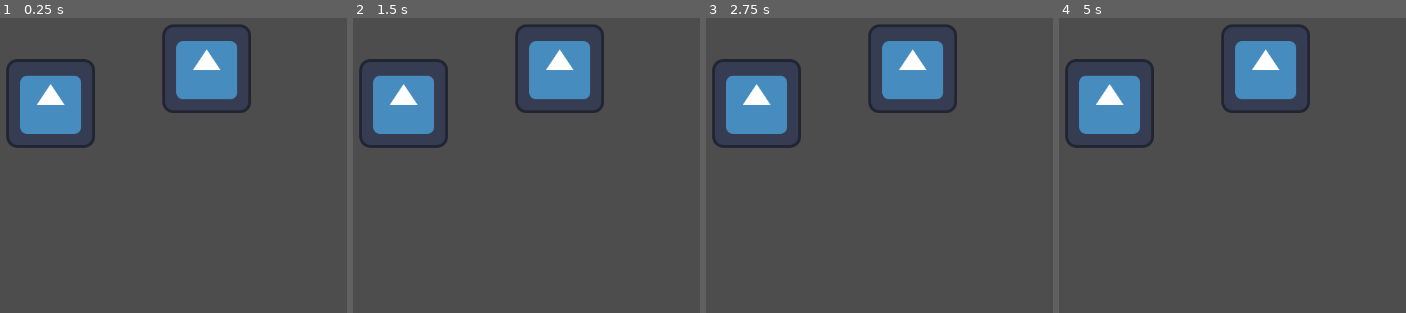
Above: before the commit, frames 1-4 (left to right).
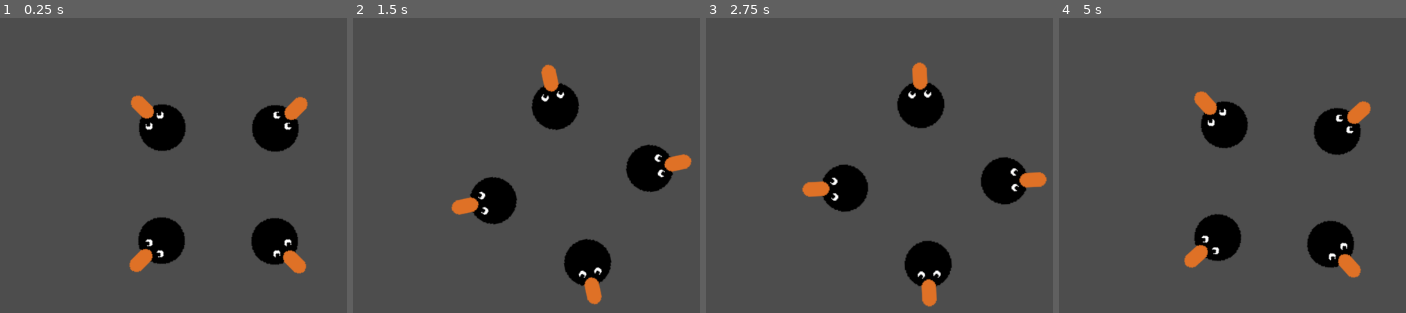
Above: after the commit, the same moments.

Repository: Keczura/projekt1gierka
Game: Godot game, scene res://node_2d.tscn
Two runs of this game, one before a commit and one after it. Both use one fixed random seed, a clock stepped at 60 frames per second and the inputs below. The project has no main scene, so this scene is started directly. The engine's default icon, where the game draws it, is replaced by a stand-in: a white triangle on a blue panel in a dark square.
Inputs:
- Up to frame 1 (0.25 s): no input
- Up to frame 2 (1.5 s): tap Enter at 0.5 s; hold Right (ui_right) 0.53-1.28 s; hold Left (ui_left) from 1.28 s (still down)
- Up to frame 3 (2.75 s): release Left (ui_left) at 2.03 s; hold Right (ui_right) from 2.03 s (still down)
- Up to frame 4 (5 s): release Right (ui_right) at 3.53 s; hold Left (ui_left) from 3.53 s (still down)

The runs differ from the first frame. In frame 1, 17% of the frame differs, in the area x 1-89%, y 2-87%; in frame 2, 16%; in frame 3, 16%; in frame 4, 17%.

Commit message:
obrót pingwinków

Diff:
--- /dev/null
+++ b/Player.tscn
@@ -0,0 +1,31 @@
+[gd_scene load_steps=3 format=3 uid="uid://c6sjbpv8hg2g7"]
+
+[ext_resource type="Script" uid="uid://bua46s3sogp6m" path="res://rotator.gd" id="1_kpjcp"]
+[ext_resource type="Texture2D" uid="uid://dj2ahghuwshtm" path="res://Assets/Textures/Pingu.png" id="2_kne1u"]
+
+[node name="Player" type="Node2D"]
+script = ExtResource("1_kpjcp")
+
+[node name="Sprite2D" type="Sprite2D" parent="."]
+position = Vector2(81, 81)
+rotation = 0.7853982
+scale = Vector2(1.5, 1.5)
+texture = ExtResource("2_kne1u")
+
+[node name="Sprite2D2" type="Sprite2D" parent="."]
+position = Vector2(-81, 81)
+rotation = -3.9269907
+scale = Vector2(1.5, 1.5)
+texture = ExtResource("2_kne1u")
+
+[node name="Sprite2D3" type="Sprite2D" parent="."]
+position = Vector2(81, -81)
+rotation = -0.7853982
+scale = Vector2(1.5, 1.5)
+texture = ExtResource("2_kne1u")
+
+[node name="Sprite2D4" type="Sprite2D" parent="."]
+position = Vector2(-81, -81)
+rotation = -2.3561945
+scale = Vector2(1.5, 1.5)
+texture = ExtResource("2_kne1u")
--- /dev/null
+++ b/node_2d.gd
@@ -0,0 +1,11 @@
+extends Node2D
+
+
+# Called when the node enters the scene tree for the first time.
+func _ready() -> void:
+	pass # Replace with function body.
+
+
+# Called every frame. 'delta' is the elapsed time since the previous frame.
+func _process(delta: float) -> void:
+	pass
--- a/node_2d.tscn
+++ b/node_2d.tscn
@@ -1,13 +1,11 @@
-[gd_scene load_steps=2 format=3 uid="uid://ch2o73dq1x5ci"]
+[gd_scene load_steps=3 format=3 uid="uid://ch2o73dq1x5ci"]
 
-[ext_resource type="Texture2D" uid="uid://xusux1de3mfy" path="res://icon.svg" id="1_wtcfe"]
+[ext_resource type="Script" uid="uid://dr4x5y8xdaxvf" path="res://node_2d.gd" id="1_epypp"]
+[ext_resource type="PackedScene" uid="uid://c6sjbpv8hg2g7" path="res://Player.tscn" id="2_q6r6c"]
 
-[node name="Node2D" type="Node2D"]
+[node name="Scena Gry" type="Node2D"]
+script = ExtResource("1_epypp")
 
-[node name="Icon" type="Sprite2D" parent="."]
-position = Vector2(334, 207)
-texture = ExtResource("1_wtcfe")
+[node name="Camera2D" type="Camera2D" parent="."]
 
-[node name="Icon2" type="Sprite2D" parent="."]
-position = Vector2(559, 157)
-texture = ExtResource("1_wtcfe")
+[node name="Player" parent="." instance=ExtResource("2_q6r6c")]
--- /dev/null
+++ b/rotator.gd
@@ -0,0 +1,12 @@
+extends Node2D
+
+
+
+
+
+# Called every frame. 'delta' is the elapsed time since the previous frame.
+func _process(_delta: float) -> void:
+	if Input.is_action_pressed("ui_right"):
+		rotation_degrees += 1
+	if Input.is_action_pressed("ui_left"):
+		rotation_degrees -= 1
Binary file added: Assets/Textures/Pingu.png
Not shown, added: Assets/Textures/Pingu.png.import
Not shown, added: node_2d.gd.uid
Not shown, added: rotator.gd.uid
